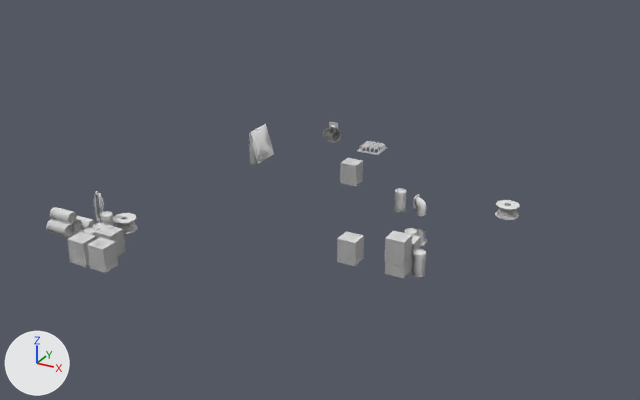
A saved change to the glTF model www/models/lba2/iso_scenes/31.glb.
Camera for both pictures: a 50 mm camera at (50.5, -72.8, 32.9) aimed at (19.0, -15.5, 4.3). Lighting does not change. The marker at lower left points along +X, +Y and +Z. Materials are left out; every surface is plain grey. Where no turn or scale is listed for an object, it has been applied to the vertices. Vertices at the same position are counted once.

Script lines for the objects in view, before the commit:
```python
me_mesh_0 = bpy.data.meshes.new('Mesh_0')
me_mesh_0.from_pydata(...)  # 17862 vertices, 35108 faces; spans x 1.4..32.0, y -28.7..-1.0, z 1.0..6.0
me_mesh_0.materials.append(mat_material_0)
me_mesh_1 = bpy.data.meshes.new('Mesh_1')
me_mesh_1.from_pydata(...)  # 32 vertices, 58 faces; spans x 6.11..6.8, y -5.72..-3.28, z 2.59..4.62
me_mesh_1.materials.append(mat_keepmat_emerald_moon_map)
ob_colored = bpy.data.objects.new('colored', me_mesh_0)
ob_colored.location = (0.0, 0.0, 0.0)
ob_original_0 = bpy.data.objects.new('original_0', me_mesh_1)
ob_original_0.location = (0.0, 0.0, 0.0)
```
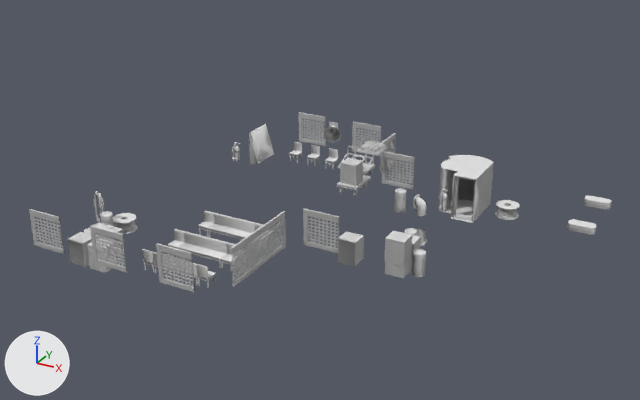
Pixel boxes [x1, y1, x2, y2] of what changed, in the pictures (640 x 400 px):
'colored', reshaped (23% wider, 15% taller): before [46, 122, 520, 278]; after [29, 112, 612, 292]
'original_0', reshaped: before [252, 128, 271, 156]; after [446, 159, 484, 201]
'original_2', added: after [442, 158, 489, 216]
part 1 of me_mesh_0, deleted: before [46, 207, 96, 238]
part 2 of me_mesh_0, added: after [289, 112, 494, 223]
part 3 of me_mesh_0, added: after [29, 209, 339, 292]
part 4 of me_mesh_0, added: after [232, 142, 240, 161]
part 5 of me_mesh_0, added: after [567, 196, 612, 235]
part 6 of me_mesh_1, added (black): after [446, 159, 484, 201]

The change, as a list of edits to the scene's bpy script:
```text
Change me_mesh_0:
    used by ob_colored; location = (0.0, 0.0, 0.0)
    remove me_mesh_0.from_pydata(...)  # 17862 vertices, 35108 faces; spans x 1.4..32.0, y -28.7..-1.0, z 1.0..6.0
    add me_mesh_0.from_pydata(...)  # 44759 vertices, 87216 faces; spans x 2.0..40.0, y -30.0..0.1, z 1.0..6.0
    me_mesh_0 part 1: 6 loose pieces with 3462 vertices, spanning x 1.4..3.3, y -28.0..-24.0, z 1.0..4.3, are deleted
    me_mesh_0 part 2: 16607 vertices added at x 8.0..29.0, y -7.9..0.1, z 1.0..5.5
    me_mesh_0 part 3: 12468 vertices added at x 2.0..23.0, y -30.0..-18.0, z 1.0..5.5
    me_mesh_0 part 4: 752 vertices added at x 5.0..5.7, y -7.9..-7.0, z 2.5..4.2
    me_mesh_0 part 5: 280 vertices added at x 38.0..40.0, y -13.0..-7.0, z 5.0..5.5
Change me_mesh_1:
    used by ob_original_0; location = (0.0, 0.0, 0.0)
    remove me_mesh_1.from_pydata(...)  # 32 vertices, 58 faces; spans x 6.11..6.8, y -5.72..-3.28, z 2.59..4.62
    add me_mesh_1.from_pydata(...)  # 46 vertices, 44 faces; spans x 25.17..28.97, y -5.62..-2.53, z 1.0..5.0
    me_mesh_1 part 6
    23 vertices are added at x 25.17..28.97, y -5.62..-2.53, z 1.0
    23 new vertices lie (0.0, 0.0, 4.0) away from vertices in x 25.17..28.97, y -5.62..-2.53, z 1.0
    44 new faces join them
Add me_mesh_3:
    me_mesh_3.from_pydata(...)  # 160 vertices, 200 faces; spans x 25.17..28.97, y -6.0..-2.53, z 1.0..5.0
Add ob_original_2:
    ob_original_2 = bpy.data.objects.new('original_2', me_mesh_3)
    ob_original_2.location = (0.0, 0.0, 0.0)
```
